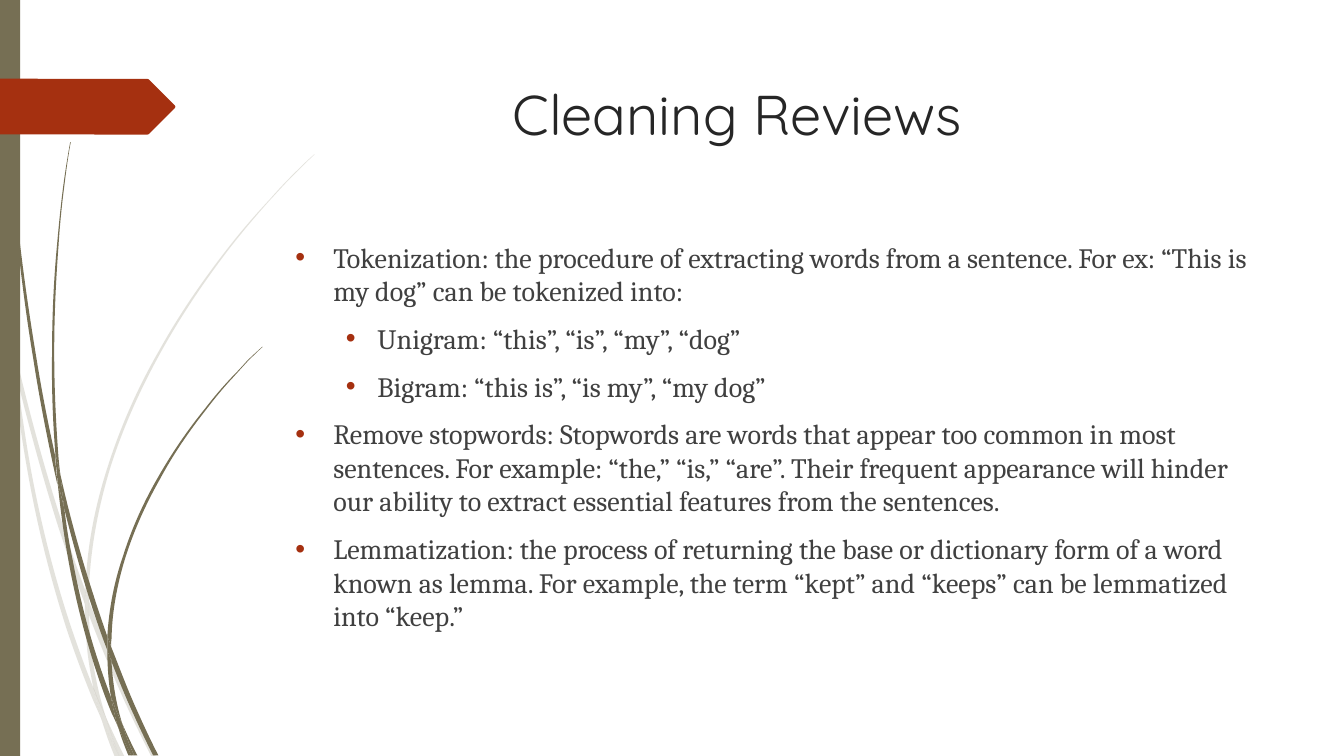
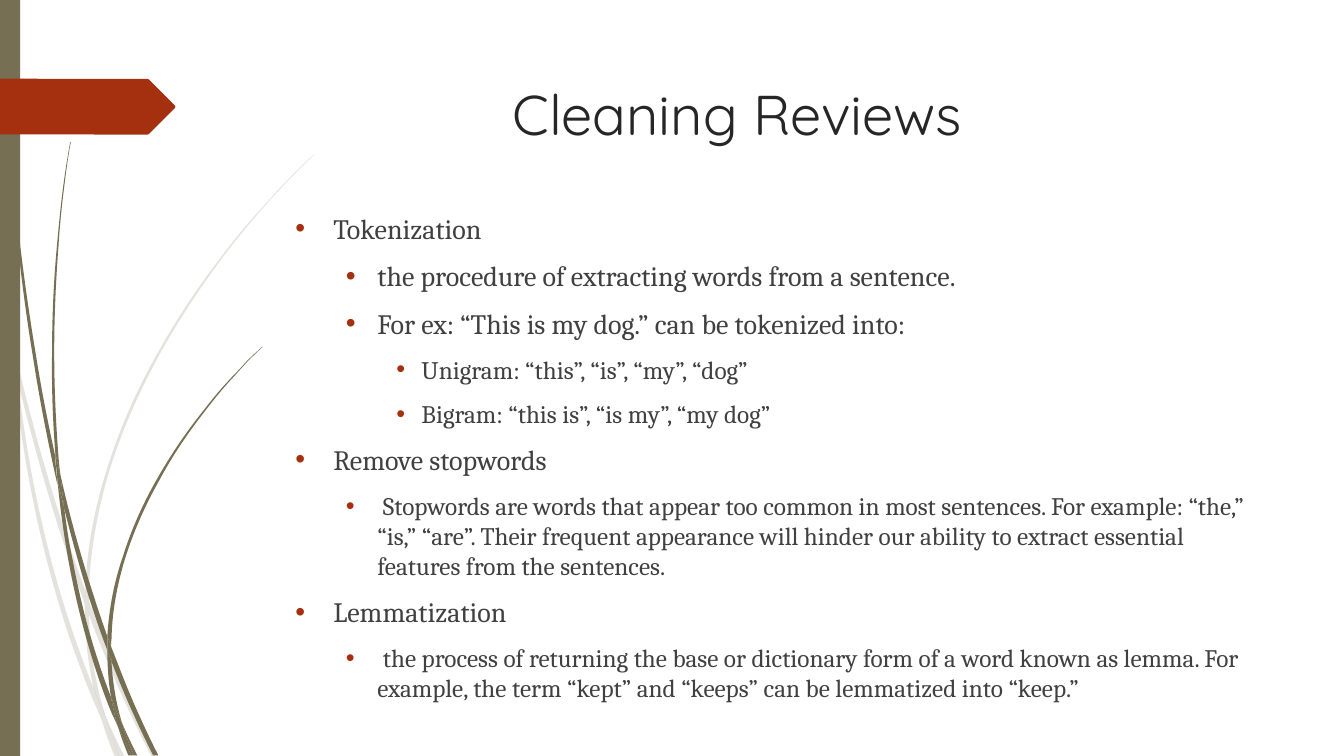
Before and after one commit to mnguyen494/Capstone-SpringBoard-2, a slide deck: slide 9 of Report/How to spot helpful reviews.pptx (slide 7 before the commit). Drawn at 1344x756 pixels with LibreOffice and Linux fonts; fonts in the diff are those of the drawing. Boxes give left, top, right and bottom in pixels: in the first picture for what was removed or moved away, otherwise in the second. Text is boxed around its words. In the diff, an @@ line names an element or a change of style, - is before the commit and + after.

```diff
--- a/Report/How to spot helpful reviews.pptx
+++ b/Report/How to spot helpful reviews.pptx
@@ text "Tokenization": place and size @@
-text "Tokenization" at (333, 248, 1247, 632)
+text "Tokenization" at (333, 219, 1244, 703)
@@ text at (333, 219, 956, 340): text changed @@
-• Tokenization: the procedure of extracting words from a sentence. For ex: “This is my dog” can be tokenized into:
+• Tokenization
+  • the procedure of extracting words from a sentence.
+  • For ex: “This is my dog.” can be tokenized into:
@@ text at (421, 361, 770, 429): size 20 to 18 pt in "Unigram: “this”, “is”, “my”, “dog”", "Bigram: “this is”, “is my”, “my dog”"; list level 2 to 3 in "Unigram: “this”, “is”, “my”, “dog”"; list level 2 to 3 in "Bigram: “this is”, “is my”, ..." @@
@@ text at (333, 450, 1244, 703): text changed; size 20 to 18 pt @@
-• Remove stopwords: Stopwords are words that appear too common in most sentences. For example: “the,” “is,” “are”. Their frequent appearance will hinder our ability to extract essential features from the sentences.
-• Lemmatization: the process of returning the base or dictionary form of a word known as lemma. For example, the term “kept” and “keeps” can be lemmatized into “keep.”
+• Remove stopwords
+  • Stopwords are words that appear too common in most sentences. For example: “the,” “is,” “are”. Their frequent appearance will hinder our ability to extract essential features from the sentences.
+• Lemmatization
+  • the process of returning the base or dictionary form of a word known as lemma. For example, the term “kept” and “keeps” can be lemmatized into “keep.”
```
Also in this commit, not shown: 7 other slides changed, 4 slides added.
